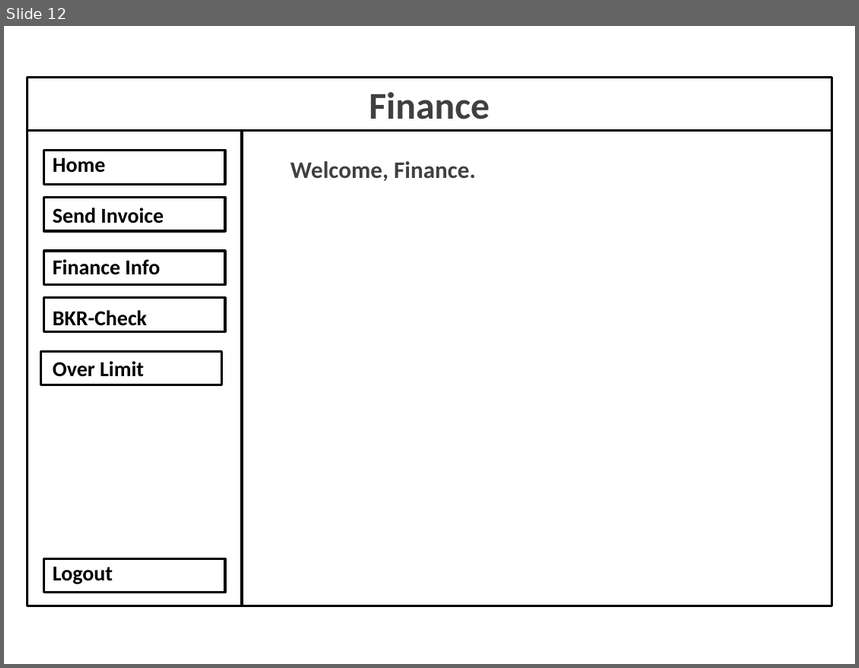
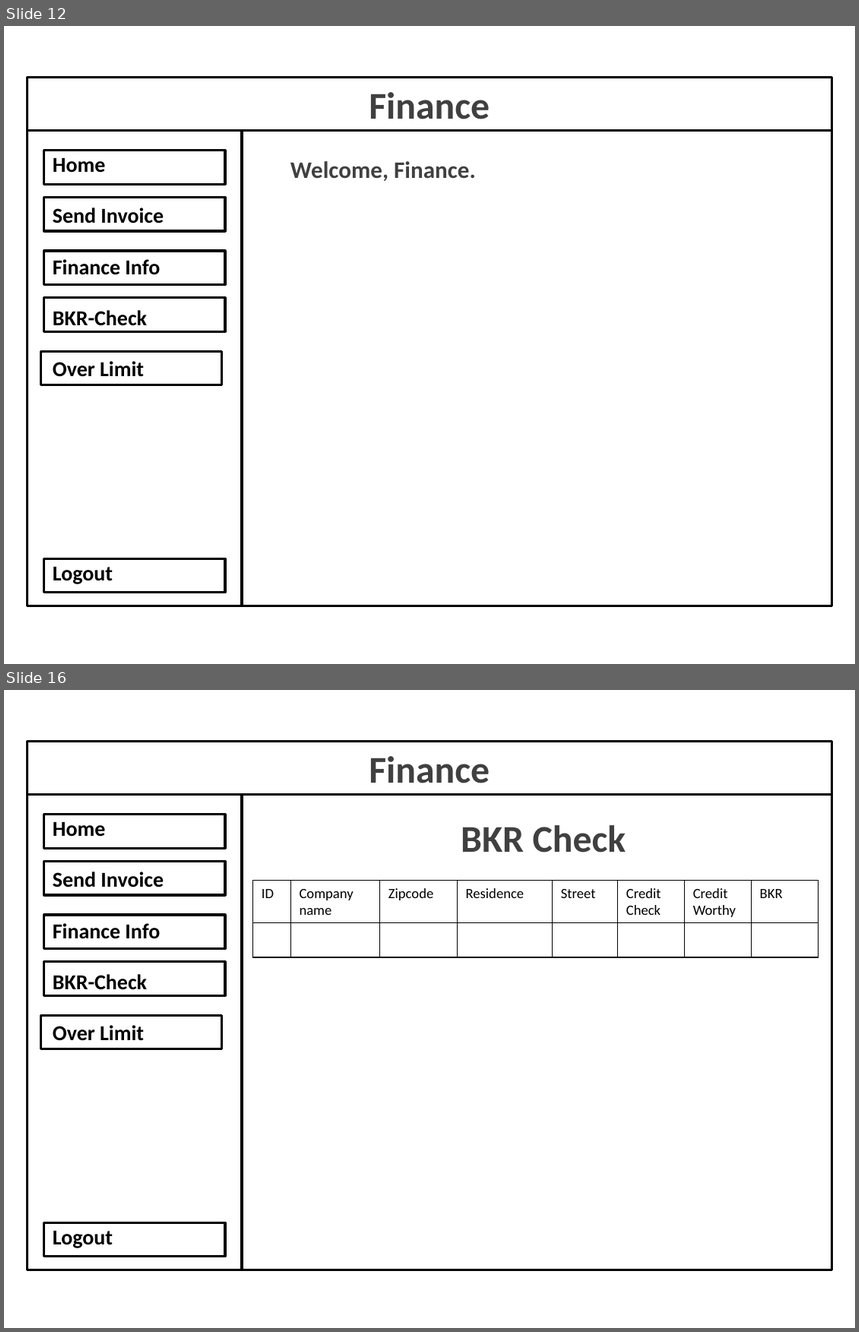
Before and after one commit to Aplicticus/Project_Barroc-IT_Groep6, a slide deck: Docs/Prototype_v0.1/Barroc-IT Prototype.pptx. Shown one above the other, each under a label of ours: slide 12 before the commit, slides 12 and 16 after it; the slides between them are not shown. The pictures are 859x668 and 859x1332 pixels, drawn with LibreOffice and Linux fonts; fonts in the diff are those of the drawing. Boxes give left, top, right and bottom in pixels: in the first picture for what was removed or moved away, otherwise in the second. Text is boxed around its words. In the diff, an @@ line names an element or a change of style, - is before the commit and + after.

```diff
--- a/Docs/Prototype_v0.1/Barroc-IT Prototype.pptx
+++ b/Docs/Prototype_v0.1/Barroc-IT Prototype.pptx
@@ slide 16 added at [4,690,855,1328], background #FFFFFF @@
@@ rectangle added at [28,741,832,795], outline #000000 2 pt @@
@@ text added at [369,756,490,783], 32 pt, text #404040, bold @@
+Finance
@@ rectangle added at [28,795,243,1271], outline #000000 2 pt @@
@@ rectangle added at [243,795,832,1271], outline #000000 2 pt @@
@@ rectangle added at [44,815,225,848], outline #000000 2 pt @@
@@ text added at [53,822,164,1249], 18 pt, text #000000, bold @@
+Home
+Send Invoice
+Finance Info
+BKR-Check
+Over Limit
+Logout
@@ text added at [461,825,626,853], 32 pt, text #404040, bold @@
+BKR Check
@@ rectangle added at [44,861,225,895], outline #000000 2 pt @@
@@ table added at [253,881,820,958], 2 rows, 8 columns @@
+ID | Company name | Zipcode | Residence | Street | Credit Check | Credit Worthy | BKR
+ |  |  |  |  |  |  | 
@@ rectangle added at [44,915,225,948], outline #000000 2 pt @@
@@ rectangle added at [44,961,225,996], outline #000000 2 pt @@
@@ rectangle added at [40,1015,222,1049], outline #000000 2 pt @@
@@ rectangle added at [44,1223,225,1257], outline #000000 2 pt @@
```
Also in this commit, not shown: 7 slides changed, 4 other slides added.
